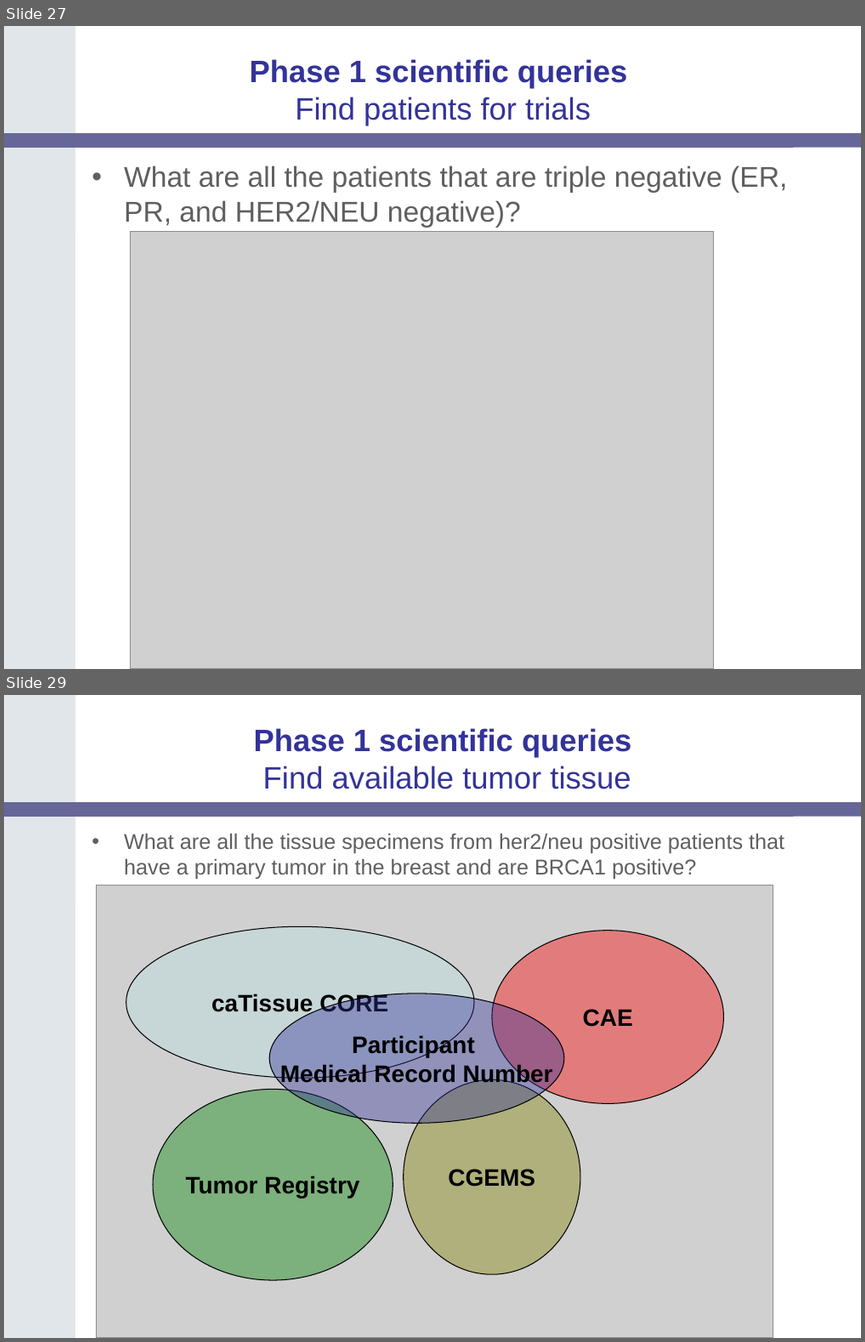
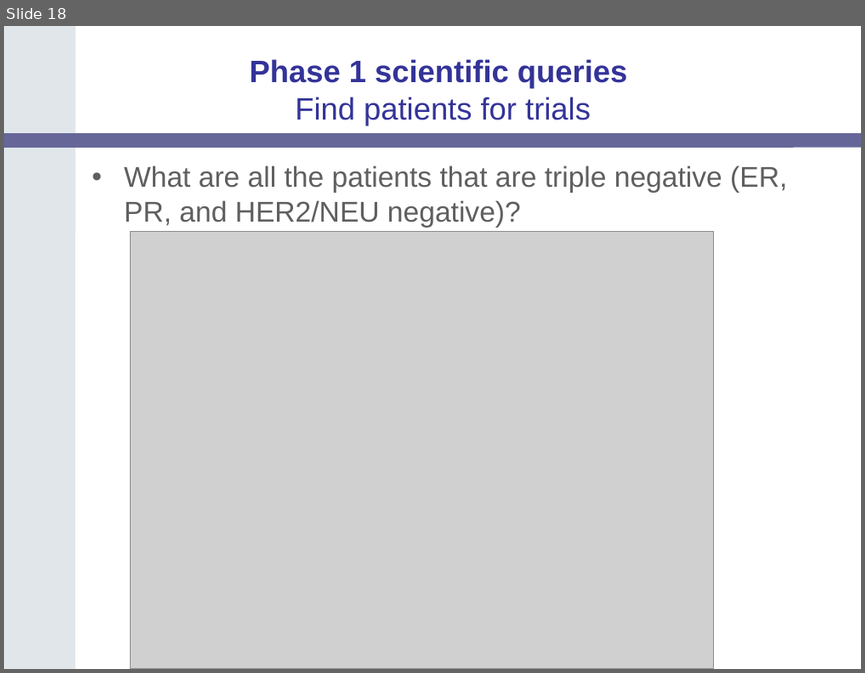
Before and after one commit to NCIP/catrip, a slide deck: catrip/documentation/presentations/ctms_f2f_2006_11_29/catrip_ctms_f2f_2006_11_29.ppt. Shown one above the other, each under a label of ours: slides 27 and 29 before the commit, slide 18 after it; the slides between them are not shown. The pictures are 865x1342 and 865x673 pixels, drawn with LibreOffice and Linux fonts; fonts in the diff are those of the drawing; grey boxes stand for pictures; background and template pictures are left out. Boxes give left, top, right and bottom in pixels: in the first picture for what was removed or moved away, otherwise in the second. Text is boxed around its words. In the diff, an @@ line names an element or a change of style, - is before the commit and + after.

```diff
--- a/catrip/documentation/presentations/ctms_f2f_2006_11_29/catrip_ctms_f2f_2006_11_29.ppt
+++ b/catrip/documentation/presentations/ctms_f2f_2006_11_29/catrip_ctms_f2f_2006_11_29.ppt
@@ slide 29 removed at [4,695,861,1338], background #FFFFFF; not listed: 2 template elements that a slide beside it also shows @@
@@ title removed at [254,728,631,789] @@
-Phase 1 scientific queries
-Find available tumor tissue
@@ text removed at [124,833,784,879] @@
-• What are all the tissue specimens from her2/neu positive patients that have a primary tumor in the breast and are BRCA1 positive?
@@ picture removed at [96,885,772,1338] @@
@@ ellipse removed at [126,926,474,1078] @@
-caTissue CORE
@@ ellipse removed at [492,930,723,1103] @@
-CAE
@@ ellipse removed at [269,993,564,1123] @@
-Participant
-Medical Record Number
@@ ellipse removed at [153,1089,393,1280] @@
-Tumor Registry
@@ ellipse removed at [404,1080,580,1274] @@
-CGEMS
@@ what was slide 27 is now slide 18 @@
```
Also in this commit, not shown: 1 slide changed, 4 other slides removed.
